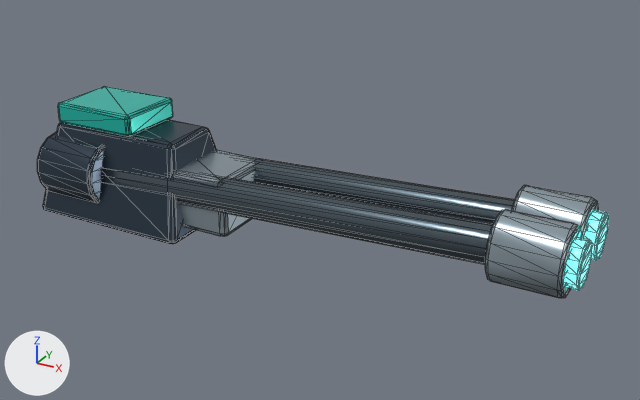
Before and after pictures for a commit that changed the FBX model RawAssets/VisualTarget/Units/Motion/FBX/SM_Needle_Weapon.fbx.
One viewpoint serves both versions: a 50 mm camera at (0.276, -0.382, 0.555) aimed at (0.061, 0.007, 0.36). Every picture has the same lights, and +X, +Y and +Z are marked at lower left. The first picture is the older version. Mesh edges are drawn as thin lines. Where no turn or scale is listed for an object, it has been applied to the vertices. Vertices at exactly the same position are counted once.

Names of what the first picture shows: 'SM_Needle_Weapon'.
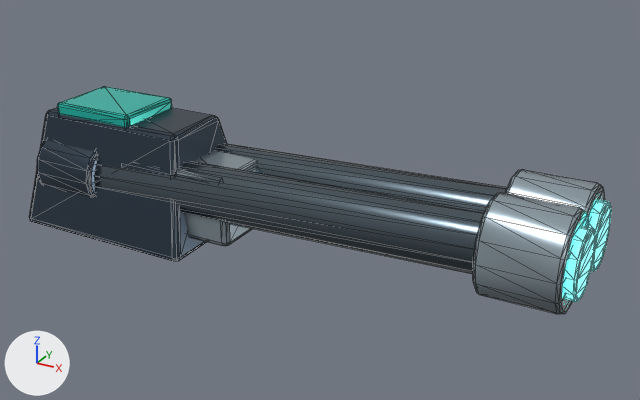
Pixel boxes [x1, y1, x2, y2] of what changed, in the pictures (640 x 400 px; the box of a moved part takes in the faces that stretch with it):
'SM_Needle_Weapon', reshaped (8% taller): before [37, 86, 608, 298]; after [29, 86, 611, 314]
part 1 of me_cylinder_165, moved or reshaped: before [239, 156, 515, 224]; after [215, 144, 507, 211]
part 2 of me_cylinder_165, moved or reshaped: before [586, 210, 608, 260]; after [589, 200, 611, 271]
part 3 of me_cylinder_165, moved or reshaped: before [101, 169, 493, 265]; after [94, 161, 485, 274]
part 4 of me_cylinder_165, moved or reshaped: before [566, 237, 592, 290]; after [565, 226, 595, 301]
part 5 of me_cylinder_165, moved or reshaped: before [43, 120, 217, 244]; after [29, 107, 227, 261]
part 6 of me_cylinder_165, moved or reshaped: before [173, 150, 259, 236]; after [176, 150, 257, 246]
part 7 of me_cylinder_165, rebuilt: before [485, 185, 598, 298]; after [505, 169, 605, 227]
part 8 of me_cylinder_165, added: after [473, 192, 588, 314]
part 9 of me_cylinder_165, moved or reshaped: before [58, 98, 173, 203]; after [57, 98, 172, 197]

Patch to the scene script:
```diff
--- a/RawAssets/VisualTarget/Units/Motion/FBX/SM_Needle_Weapon.fbx.py
+++ b/RawAssets/VisualTarget/Units/Motion/FBX/SM_Needle_Weapon.fbx.py
@@ me_cylinder_165 @@
 # used by ob_sm_needle_weapon; location = (0.0, 0.0, 0.0)
-me_cylinder_165.from_pydata(...)  # 838 vertices, 1636 faces; spans x -0.111..0.21, y -0.035..0.035, z 0.332..0.399
+me_cylinder_165.from_pydata(...)  # 840 vertices, 1636 faces; spans x -0.118..0.21, y -0.04..0.04, z 0.325..0.399
+# me_cylinder_165 part 1: the loose piece of 84 vertices spanning x -0.075..0.179, y 0.008..0.025, z 0.349..0.379 is multiplied about its middle by the matrix ((0.998, 0.0, -0.033), (0.0, 1.579, 0.0), (-0.022, 0.0, 1.578)), then moved by (-0.001, 0.0, 0.0)
+# me_cylinder_165 part 2: the loose piece of 72 vertices spanning x 0.198..0.21, y 0.005..0.027, z 0.357..0.381 is scaled about its middle by (1.21, 1.48, 1.48), then moved by (-0.001, 0.0, 0.0)
+# me_cylinder_165 part 3: the loose piece of 84 vertices spanning x -0.075..0.179, y -0.025..-0.008, z 0.349..0.379 is multiplied about its middle by the matrix ((0.998, 0.0, -0.033), (0.0, 1.579, 0.0), (-0.022, 0.0, 1.578)), then moved by (-0.001, 0.0, 0.0)
+# me_cylinder_165 part 4: the loose piece of 72 vertices spanning x 0.198..0.21, y -0.027..-0.005, z 0.357..0.381 is scaled about its middle by (1.21, 1.48, 1.48), then moved by (-0.001, 0.0, 0.0)
+# me_cylinder_165 part 5: the loose piece of 56 vertices spanning x -0.111..-0.01, y -0.032..0.032, z 0.332..0.386 is scaled about its middle by (1.13, 1.18, 1.27)
+# me_cylinder_165 part 6: the loose piece of 56 vertices spanning x -0.048..0.018, y -0.022..0.022, z 0.338..0.372 is scaled about its middle by (1.13, 1.18, 1.23), then moved by (-0.001, 0.0, 0.0)
+# me_cylinder_165 part 7: the loose piece of 166 vertices spanning x 0.168..0.204, y -0.033..0.033, z 0.352..0.386 is rebuilt with 84 vertices and now spans x 0.165..0.205, y -0.007..0.04, z 0.344..0.394
+# me_cylinder_165 part 8: a new loose piece of 84 vertices spanning x 0.165..0.205, y -0.04..0.007, z 0.344..0.394, in mat_hulllight (grey #9eadb6)
+# me_cylinder_165 part 9
+# 56 vertices are removed from x -0.099..-0.045, y -0.034..0.034, z 0.34..0.398
+# 216 faces are deleted
+# 56 vertices are added at x -0.1..-0.046, y -0.034..0.034, z 0.34..0.398
+# 136 new faces join them, mat_hulldark (dark blue #3c4b59)
+# 80 new faces join them, mat_teampanel (cyan #27c8b8)
 me_cylinder_165.materials.append(mat_hulldark)
```
